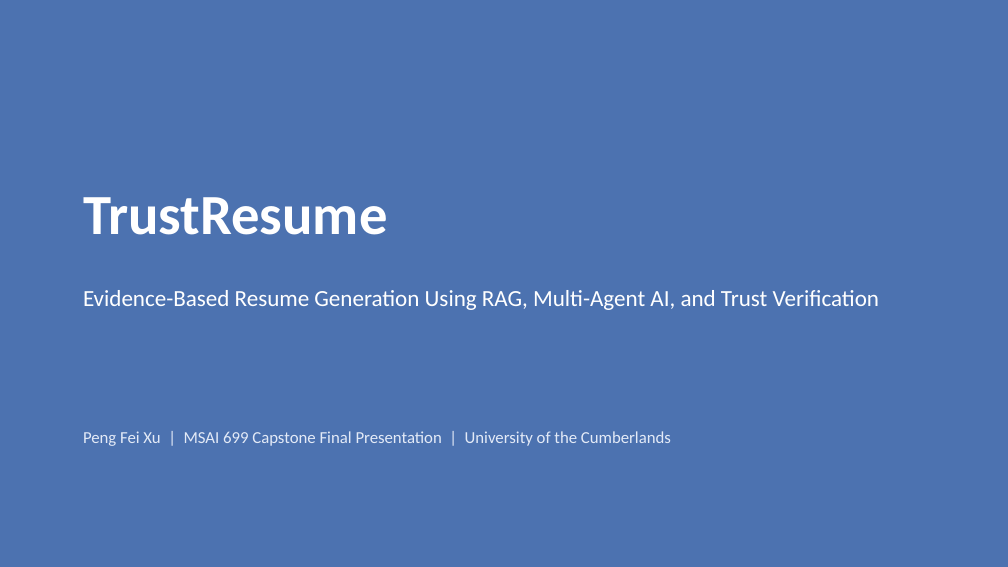
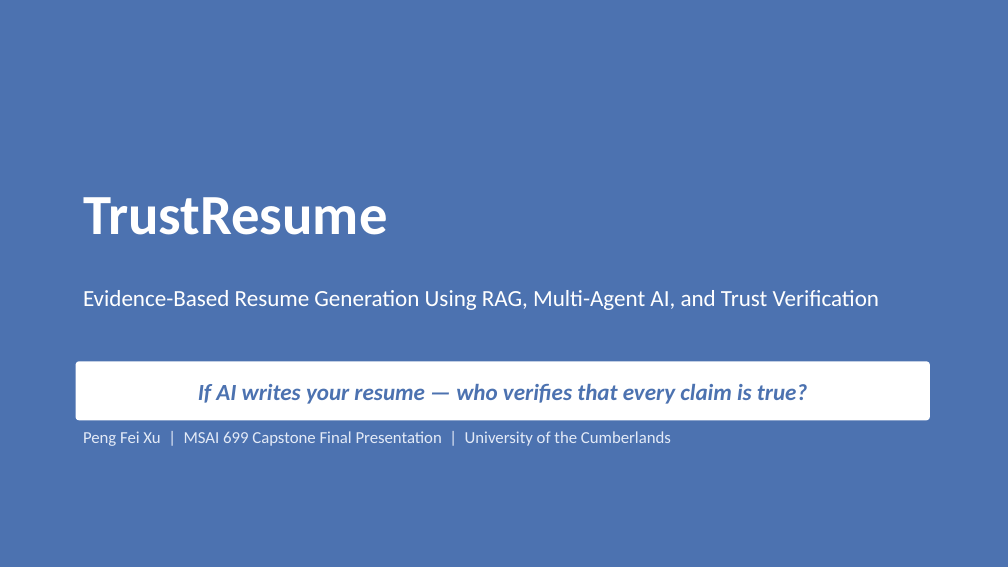
Before and after one commit to pxu/trustresume_langchain, a slide deck: slide 1 of docs/weekly-submissions/Week7_Final_Presentation.pptx. Drawn at 1008x567 pixels with LibreOffice and Linux fonts; fonts in the diff are those of the drawing. Boxes give left, top, right and bottom in pixels: in the first picture for what was removed or moved away, otherwise in the second. Text is boxed around its words. In the diff, an @@ line names an element or a change of style, - is before the commit and + after.

```diff
--- a/docs/weekly-submissions/Week7_Final_Presentation.pptx
+++ b/docs/weekly-submissions/Week7_Final_Presentation.pptx
@@ rounded rectangle added at (76,361,930,420), fill #FFFFFF @@
@@ text added at (198,384,807,404), 22 pt, text #4C72B0, bold, italic @@
+If AI writes your resume — who verifies that every claim is true?
```
Also in this commit, not shown: 8 other slides changed, 3 slides removed, 1 other file.
